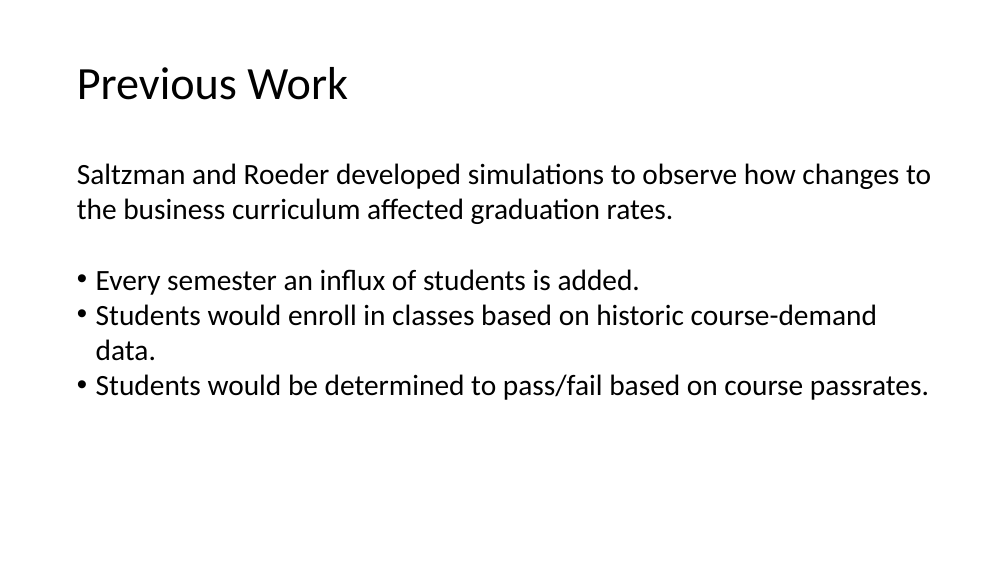
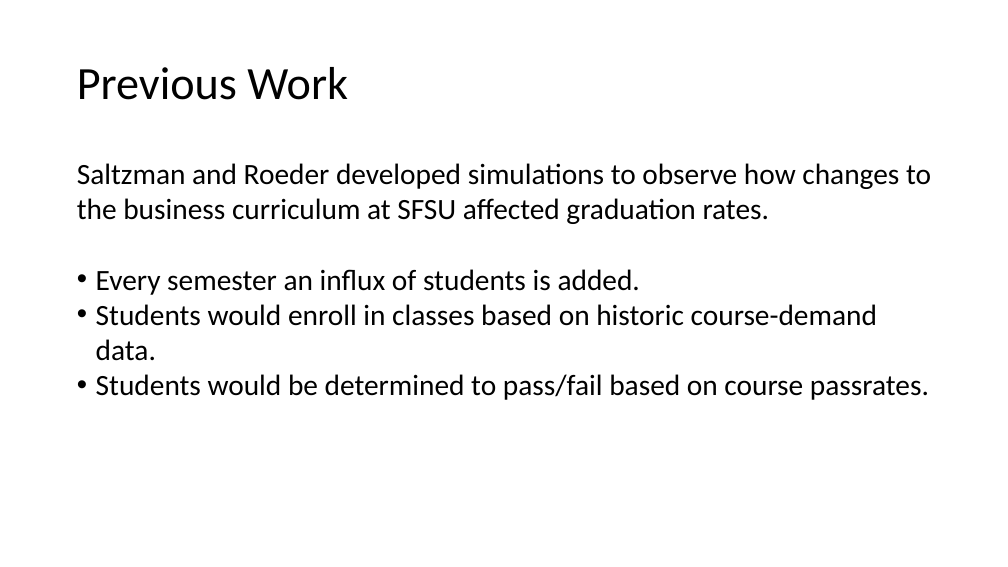
Before and after one commit to M-S-H/thesis, a slide deck: slide 12 of Defense.pptx (slide 14 before the commit). Drawn at 1008x567 pixels with LibreOffice and Linux fonts; fonts in the diff are those of the drawing. Boxes give left, top, right and bottom in pixels: in the first picture for what was removed or moved away, otherwise in the second. Text is boxed around its words. In the diff, an @@ line names an element or a change of style, - is before the commit and + after.

```diff
--- a/Defense.pptx
+++ b/Defense.pptx
@@ text at (x1=77, y1=163, x2=931, y2=224): text changed @@
-Saltzman and Roeder developed simulations to observe how changes to the business curriculum affected graduation rates.
+Saltzman and Roeder developed simulations to observe how changes to the business curriculum at SFSU affected graduation rates.
```
Also in this commit, not shown: 17 other slides changed, 1 slide added, 3 slides removed, 13 other files.
